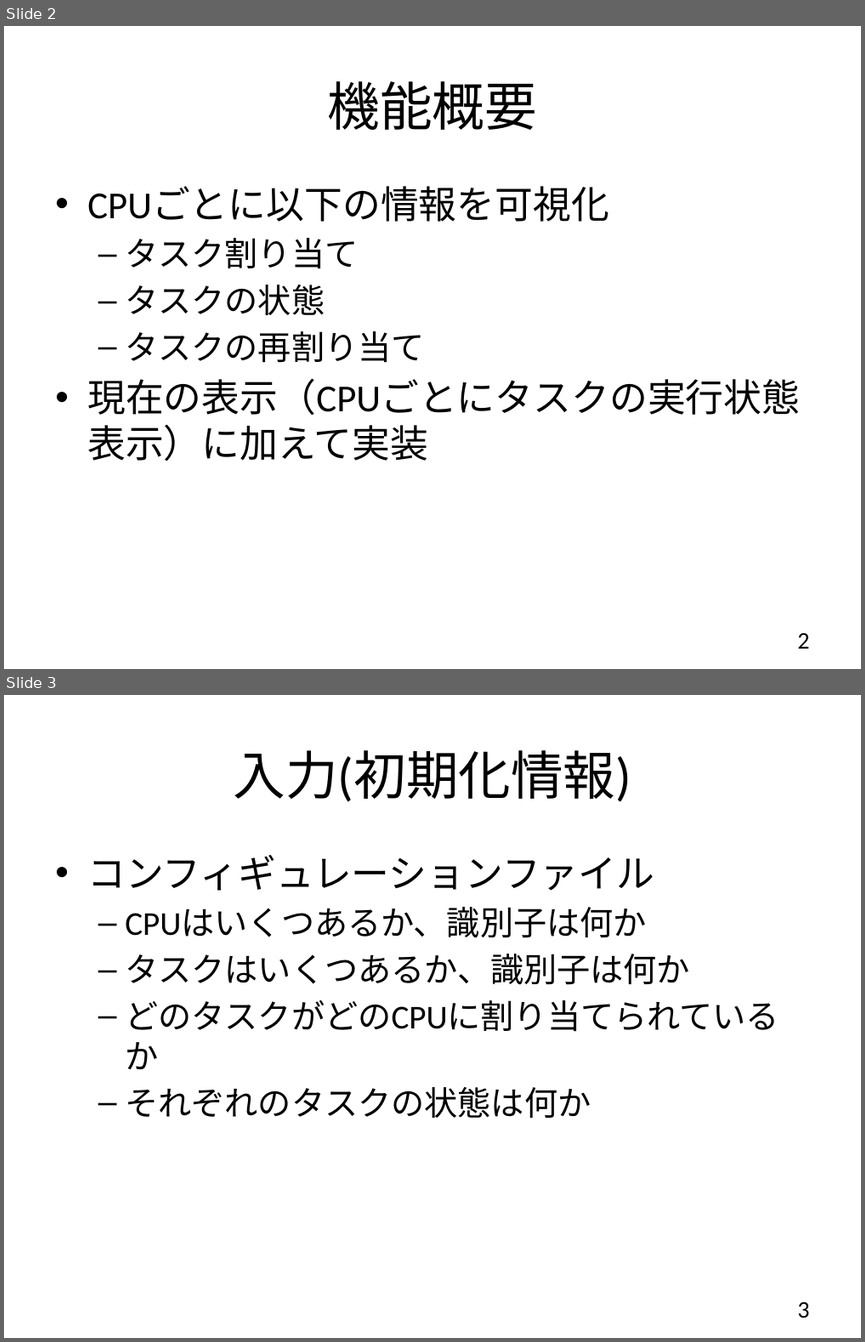
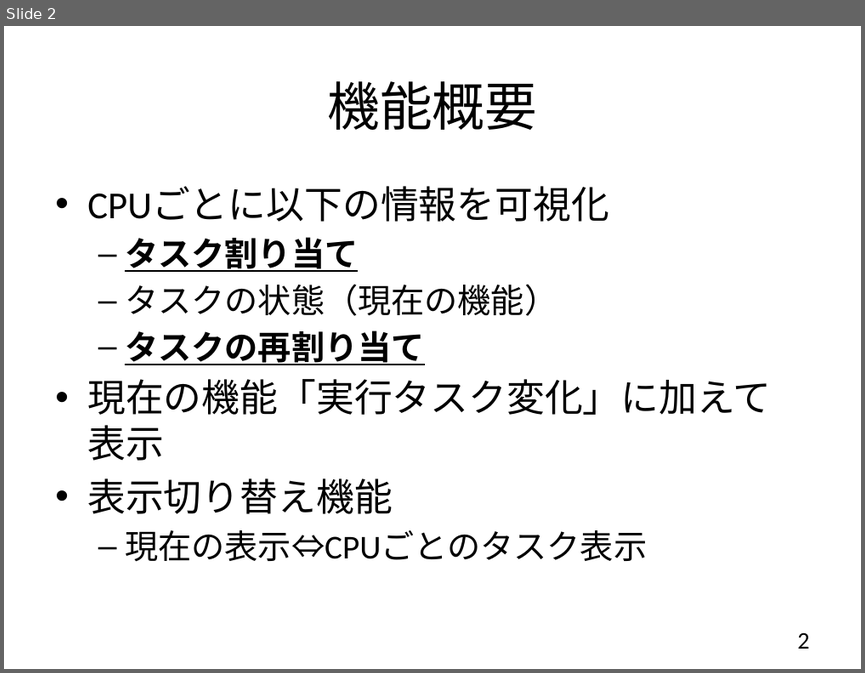
Before and after one commit to YixiaoLi/tlv4mc, a slide deck: doc/phase3/外部仕様書/task_per_cpu.pptx. Shown one above the other, each under a label of ours: slides 2 and 3 before the commit, slide 2 after it. The pictures are 865x1342 and 865x673 pixels, drawn with LibreOffice and Linux fonts; fonts in the diff are those of the drawing. Boxes give left, top, right and bottom in pixels: in the first picture for what was removed or moved away, otherwise in the second. Text is boxed around its words. In the diff, an @@ line names an element or a change of style, - is before the commit and + after.

```diff
--- a/doc/phase3/外部仕様書/task_per_cpu.pptx
+++ b/doc/phase3/外部仕様書/task_per_cpu.pptx
@@ slide 3 removed at (x1=4, y1=695, x2=861, y2=1338), background #FFFFFF @@
@@ title removed at (x1=234, y1=750, x2=632, y2=802) @@
-入力(初期化情報)
@@ text removed at (x1=87, y1=855, x2=779, y2=1117) @@
-• コンフィギュレーションファイル
-  – CPUはいくつあるか、識別子は何か
-  – タスクはいくつあるか、識別子は何か
-  – どのタスクがどのCPUに割り当てられているか
-  – それぞれのタスクの状態は何か
@@ page number removed at (x1=797, y1=1302, x2=809, y2=1318) @@
-3
@@ slide 2 changed as well @@
@@ text at (x1=125, y1=237, x2=424, y2=365): bold on, underline on in "タスク割り当て", "タスクの再割り当て" @@
@@ text at (x1=125, y1=284, x2=557, y2=316): text changed @@
-  – タスクの状態
+  – タスクの状態（現在の機能）
@@ text at (x1=87, y1=379, x2=771, y2=562): text changed @@
-• 現在の表示（CPUごとにタスクの実行状態表示）に加えて実装
+• 現在の機能「実行タスク変化」に加えて表示
+• 表示切り替え機能
+  – 現在の表示⇔CPUごとのタスク表示
```
Also in this commit, not shown: 3 other slides changed, 5 slides added.
